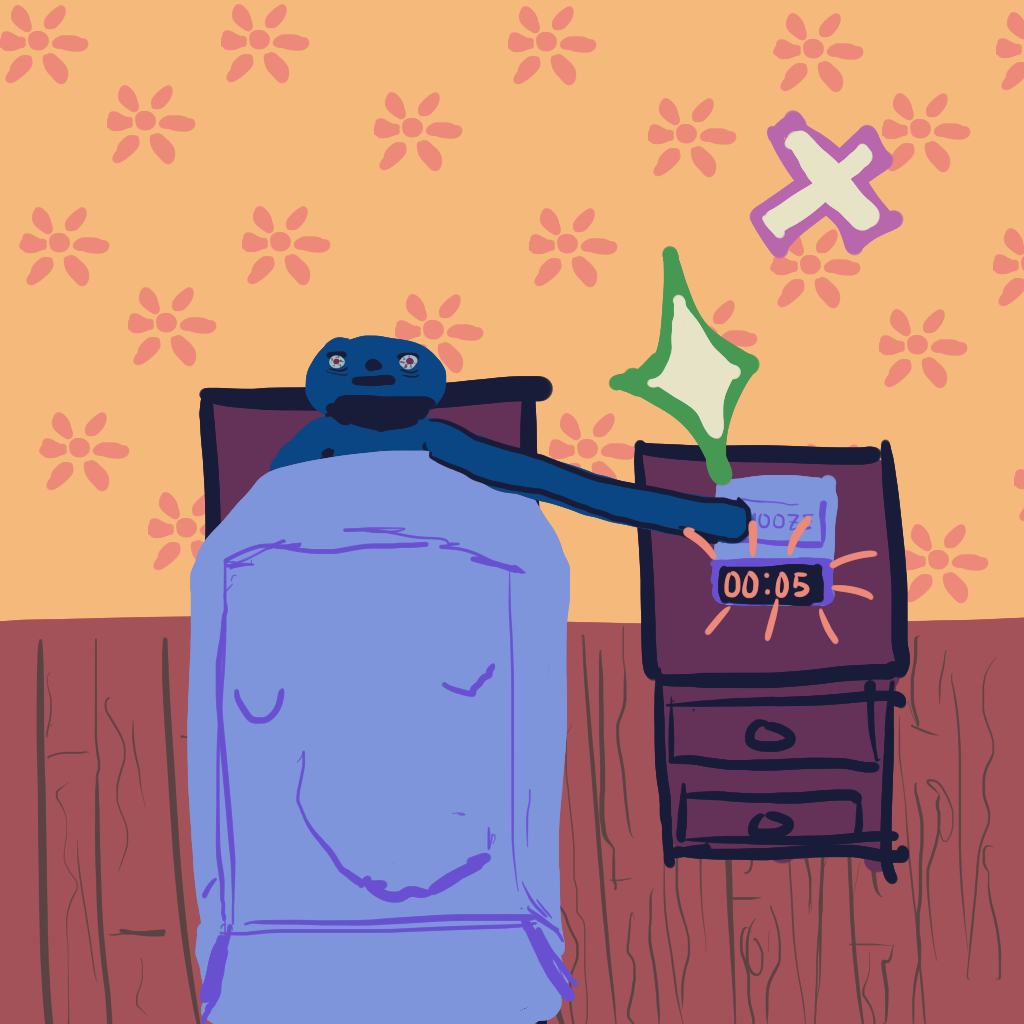
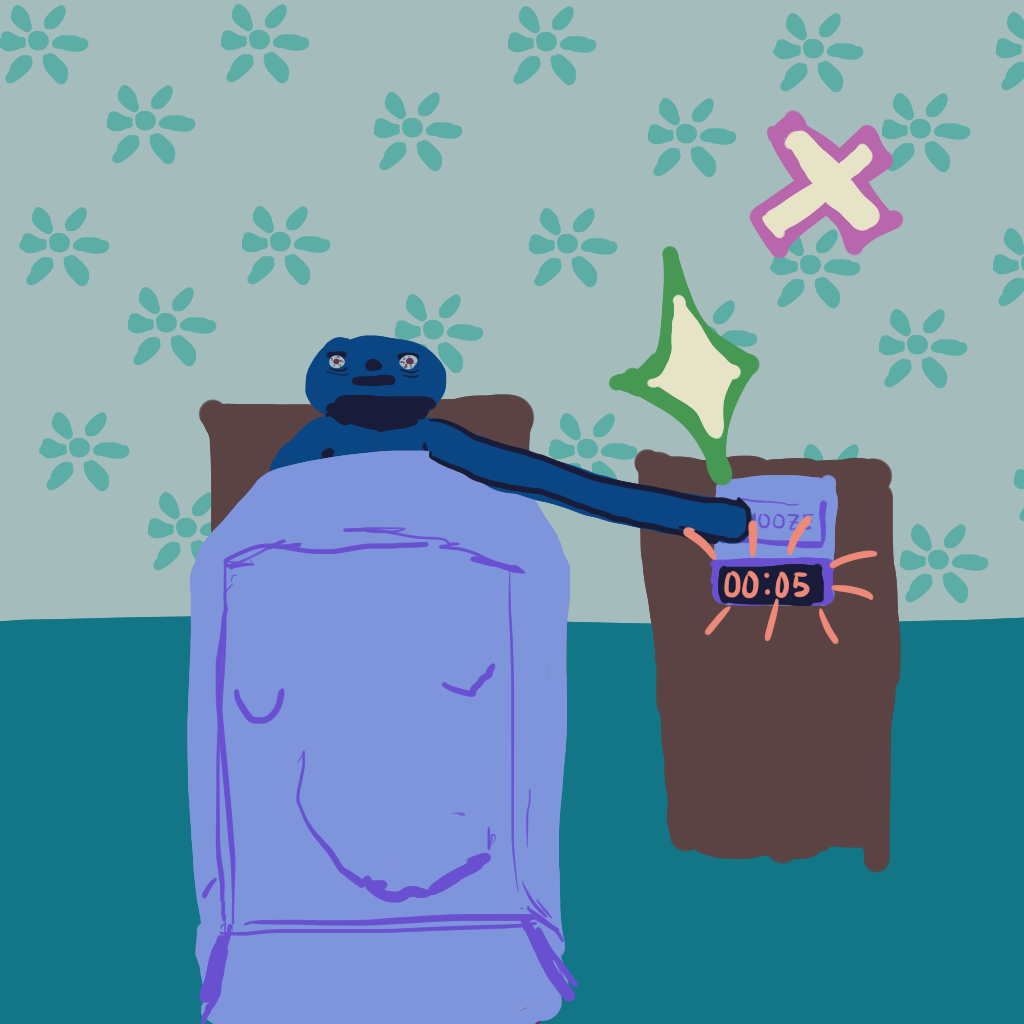
Before/after of a w=1024, h=1024 layered artwork. What changed in the layer stack:
painted on "effects" over [576, 64, 960, 704]
painted on "arm" over [425, 384, 768, 576]
painted on "Paint Layer 1" over [192, 512, 640, 1024]
painted on "mattress" over [128, 384, 576, 1024]
painted on "person" over [256, 320, 512, 482]
hid "furniture outline", painted on it over [192, 320, 1024, 1024]
painted on "furniture color" over [192, 384, 1024, 1024]
painted on "floor" over [0, 576, 1024, 1024]
painted on "wallpaper" over [0, 0, 1024, 896]